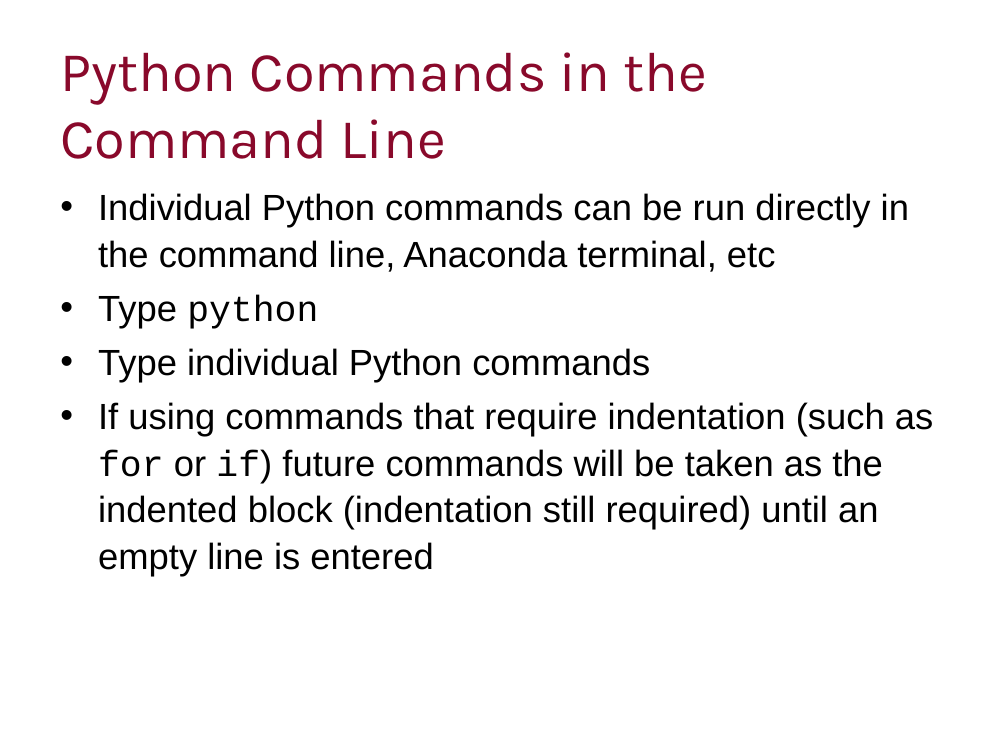
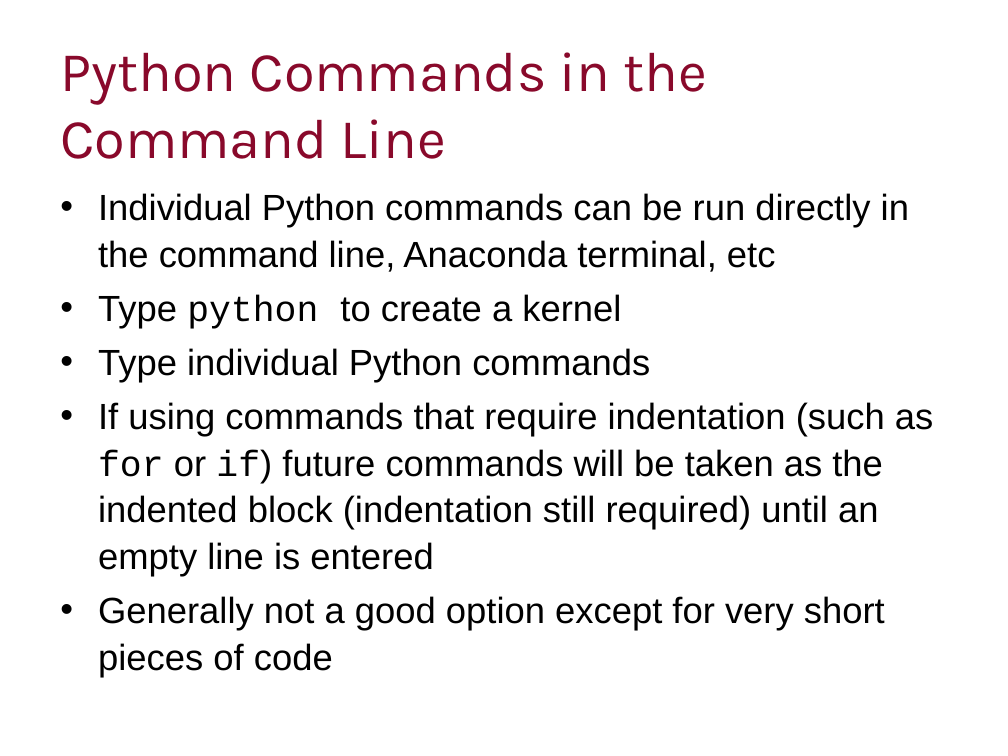
Before and after one commit to ImperialCollegeLondon/RCDS-managing-and-running-python-effectively, a slide deck: slide 20 of Managing and Running Python Effectively.pptx. Drawn at 1008x756 pixels with LibreOffice and Linux fonts; fonts in the diff are those of the drawing; background and template pictures are left out. Boxes give left, top, right and bottom in pixels: in the first picture for what was removed or moved away, otherwise in the second. Text is boxed around its words. In the diff, an @@ line names an element or a change of style, - is before the commit and + after.

```diff
--- a/Managing and Running Python Effectively.pptx
+++ b/Managing and Running Python Effectively.pptx
@@ text at (98,294,621,329): text changed; font Courier New to Arial @@
-• Type python
+• Type python to create a kernel
@@ text at (98,596,885,677): paragraph added @@
+• Generally not a good option except for very short pieces of code
```
Also in this commit, not shown: 1 slide added, 1 slide removed.
